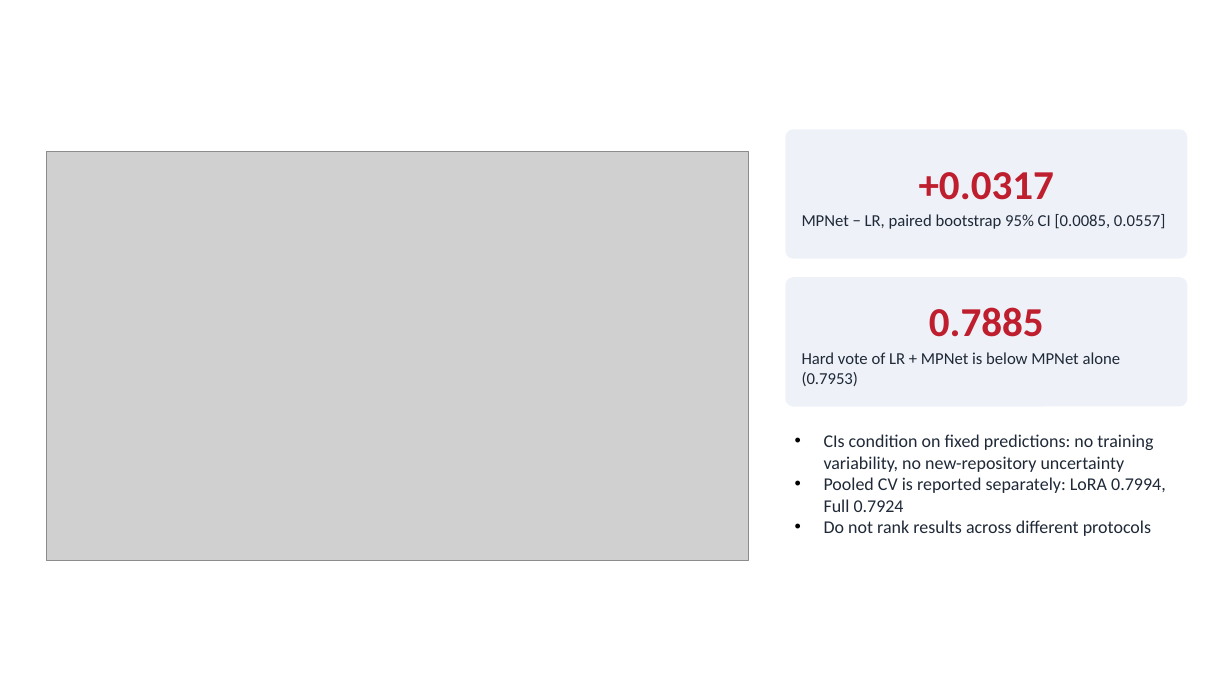
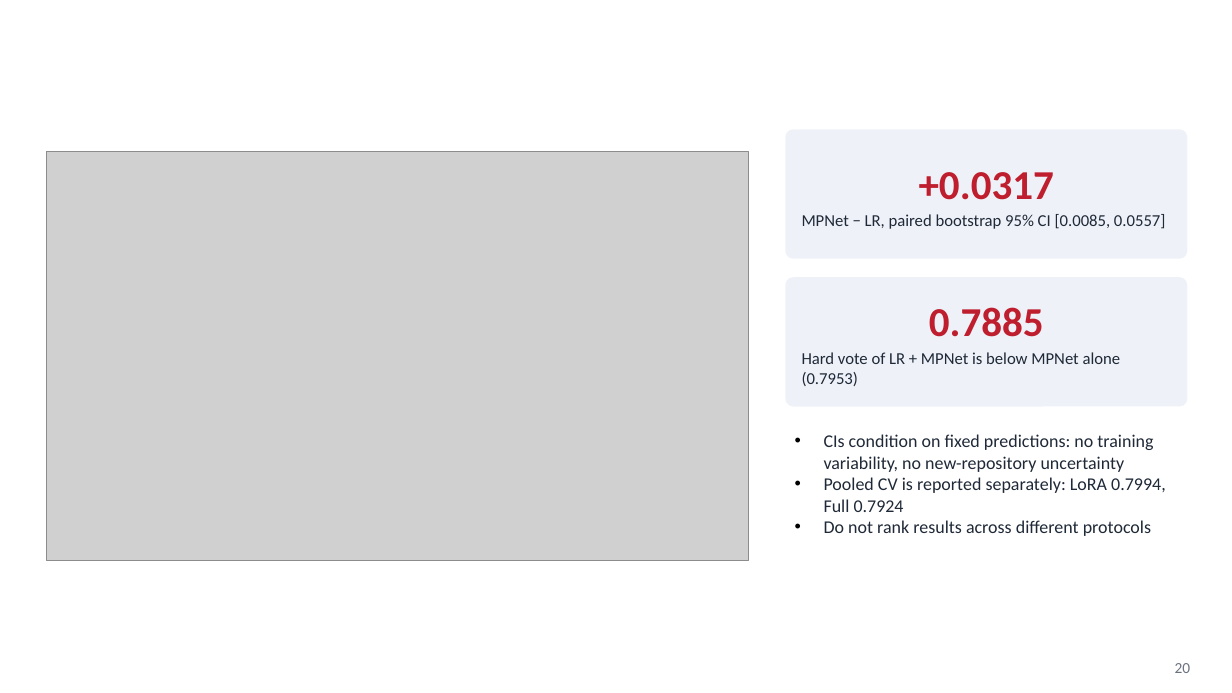
Before and after one commit to kiet21042003/nlbse24-issue-classification, a slide deck: slide 20 of presentation/Seminar_2_Slides.pptx. Drawn at 1232x693 pixels with LibreOffice and Linux fonts; fonts in the diff are those of the drawing; grey boxes stand for pictures; background and template pictures are left out. Boxes give left, top, right and bottom in pixels: in the first picture for what was removed or moved away, otherwise in the second. Text is boxed around its words. In the diff, an @@ line names an element or a change of style, - is before the commit and + after.

```diff
--- a/presentation/Seminar_2_Slides.pptx
+++ b/presentation/Seminar_2_Slides.pptx
@@ page number added at [1175, 663, 1191, 673], 12 pt, text #6B7280 @@
+20
```
Also in this commit, not shown: 12 other slides changed.
